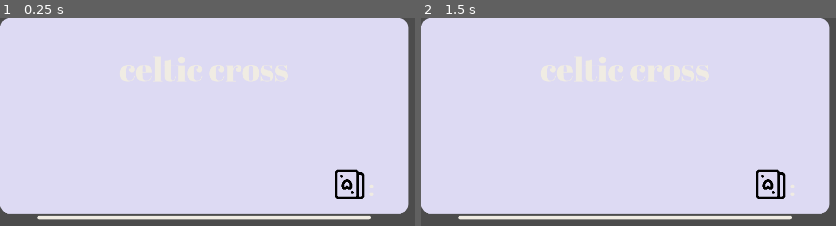
Above: before the commit, frames 1-2 (left to right).
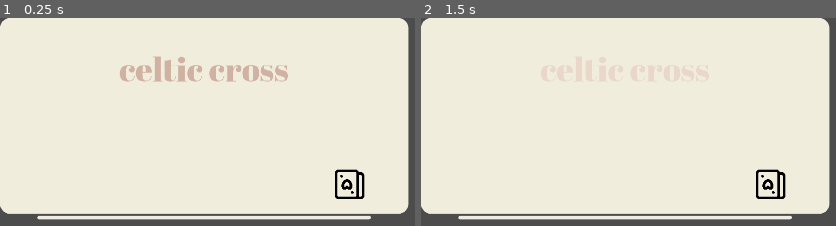
Above: after the commit, the same moments.

Repository: collectivenectar/therealrealoracle
Game: Godot game, scene res://scenes/DrawingCards/loadaspreadcontainer.tscn
The game is run twice, just before and just after one commit, with the same random seed, the same clock (stepped at 60 frames per second) and the same inputs. This scene is started directly instead of the project's main scene.
Inputs:
- Up to frame 1 (0.25 s): no input
- Up to frame 2 (1.5 s): click "celtic cross" at 0.5 s; click "celtic cross" at 1.25 s

The runs differ from the first frame. In frame 1, 2.2% of the frame differs, in the area x 28-70%, y 18-31%; in frame 2, 1.5%.

Commit message:
changed more panels to finish UI palette updates, but ALSO fixed the spread position label population for choose your card.tscn

Diff:
--- a/resources/styleboxes/Color10-det8-bordw6-cornrad5.tres
+++ b/resources/styleboxes/Color10-det8-bordw6-cornrad5.tres
@@ -1,7 +1,7 @@
 [gd_resource type="StyleBoxFlat" format=2]
 
 [resource]
-bg_color = Color( 0.772549, 0.772549, 0.623529, 1 )
+bg_color = Color( 0.945098, 0.933333, 0.866667, 1 )
 border_width_left = 6
 border_width_top = 6
 border_width_right = 6
--- a/scenes/DrawingCards/loadaspreadcontainer.tscn
+++ b/scenes/DrawingCards/loadaspreadcontainer.tscn
@@ -6,7 +6,7 @@
 [ext_resource path="res://fonts/Kollektif-Bold.ttf" type="DynamicFontData" id=4]
 
 [sub_resource type="StyleBoxFlat" id=1]
-bg_color = Color( 0.870588, 0.858824, 0.956863, 1 )
+bg_color = Color( 0.945098, 0.933333, 0.866667, 1 )
 corner_radius_top_left = 25
 corner_radius_top_right = 25
 corner_radius_bottom_right = 25
@@ -70,8 +70,8 @@
 size_flags_horizontal = 3
 custom_fonts/font = SubResource( 2 )
 custom_colors/font_color_disabled = Color( 0.945098, 0.929412, 0.894118, 1 )
-custom_colors/font_color = Color( 0.945098, 0.929412, 0.894118, 1 )
-custom_colors/font_color_hover = Color( 0.945098, 0.929412, 0.894118, 1 )
+custom_colors/font_color = Color( 0.819608, 0.698039, 0.639216, 1 )
+custom_colors/font_color_hover = Color( 0.917647, 0.847059, 0.796078, 1 )
 enabled_focus_mode = 0
 text = "celtic cross"
 flat = true
@@ -82,10 +82,10 @@
 margin_bottom = 473.0
 rect_min_size = Vector2( 0, 230 )
 custom_fonts/normal_font = SubResource( 3 )
-custom_colors/default_color = Color( 0.945098, 0.929412, 0.894118, 1 )
-custom_colors/selection_color = Color( 0.945098, 0.929412, 0.894118, 1 )
-custom_colors/font_color_selected = Color( 0.945098, 0.929412, 0.894118, 1 )
-custom_colors/font_color_shadow = Color( 0.945098, 0.929412, 0.894118, 1 )
+custom_colors/default_color = Color( 0.819608, 0.698039, 0.639216, 1 )
+custom_colors/selection_color = Color( 0.917647, 0.847059, 0.796078, 1 )
+custom_colors/font_color_selected = Color( 0.917647, 0.847059, 0.796078, 1 )
+custom_colors/font_color_shadow = Color( 0.917647, 0.847059, 0.796078, 1 )
 bbcode_enabled = true
 fit_content_height = true
 
--- a/scenes/UserHistory/loadareadingpanel.tscn
+++ b/scenes/UserHistory/loadareadingpanel.tscn
@@ -75,7 +75,7 @@
 size_flags_horizontal = 3
 size_flags_vertical = 3
 custom_fonts/normal_font = SubResource( 1 )
-custom_colors/default_color = Color( 0.360784, 0.509804, 0.376471, 1 )
+custom_colors/default_color = Color( 0.819608, 0.698039, 0.639216, 1 )
 custom_colors/selection_color = Color( 0.360784, 0.509804, 0.376471, 1 )
 scroll_active = false
 
@@ -87,7 +87,7 @@
 size_flags_horizontal = 3
 size_flags_vertical = 3
 custom_fonts/normal_font = SubResource( 2 )
-custom_colors/default_color = Color( 0.623529, 0.721569, 0.662745, 1 )
+custom_colors/default_color = Color( 0.819608, 0.698039, 0.639216, 0 )
 custom_colors/selection_color = Color( 0, 0, 0, 1 )
 scroll_active = false
 
@@ -110,8 +110,7 @@
 margin_right = 125.0
 margin_bottom = 69.0
 custom_fonts/font = SubResource( 3 )
-custom_colors/font_color_disabled = Color( 0.870588, 0.858824, 0.956863, 1 )
-custom_colors/font_color = Color( 0.870588, 0.858824, 0.956863, 1 )
+custom_colors/font_color = Color( 0.945098, 0.933333, 0.866667, 1 )
 text = "Open"
 flat = true
 __meta__ = {
@@ -123,8 +122,7 @@
 margin_right = 125.0
 margin_bottom = 141.0
 custom_fonts/font = SubResource( 4 )
-custom_colors/font_color_disabled = Color( 0.870588, 0.858824, 0.956863, 1 )
-custom_colors/font_color = Color( 0.870588, 0.858824, 0.956863, 1 )
+custom_colors/font_color = Color( 0.945098, 0.933333, 0.866667, 1 )
 text = "delete"
 flat = true
 
--- a/scripts/DeckCarousel/JournalCarousel.gd
+++ b/scripts/DeckCarousel/JournalCarousel.gd
@@ -69,7 +69,7 @@
 		window_position = lerp(window_position, window_end_position, 4.0*delta)
 		#takes new window_position and pushes through _carousel_dragged_pos()
 		_carousel_dragged_pos(window_position)
-		#if the window_position has reached the end position, kill animation
+		#if the window_position has reached the end position, kill process
 		if abs(window_end_position - window_position) < 0.001:
 			animation_state = "inactive"
 
@@ -148,19 +148,19 @@
 	#approximately 2.5 cards. There are 5 cards in the scene, this is just setting it up
 	#so the first card goes left of midscreen by exactly half the width of 5 cards
 	var parent_center : float = (rect_size.x / 2.0) - (card_width * 0.5) - (card_zone * 2)
-	#for each card, place it according to window position then add a card length
+	#for each card, place it according to window position then add a card length multiplier
 	#according to its order out of 5 cards
 	for i in 5: get_child(i).rect_position = Vector2(parent_center + (card_zone * (i)) + window_offset, 0)
-	#for each card, set it's text according to the window_position, correlating to the
-	#shuffled deck data array
+	#for each card, set its text according to the window_position, correlating to the
+	#deck data array - in this case, an unshuffled reference-only copy of the deck.
 	for i in 5:
+		#calculate the cards virtual position in the livedeck array by the same logic as before
 		var card_array_position : float = fposmod(int(window_position / card_zone) - (i - 2), global.deck_copy_converted.size())
+		#store each text string first
 		var largetext : String = "[center]" + global.livedeck[card_array_position]['description1'] + "[/center]"
-		#get_child(i).get_child(0).get_child(0).get_child(4).get_child(0).bbcode_text = largetext
 		var smalltext : String = "[center]" + global.livedeck[card_array_position]['description2'] + "[/center]"
-		#get_child(i).get_child(0).get_child(0).get_child(4).get_child(1).bbcode_text = smalltext
 		var cardnumber : String = global.livedeck[card_array_position]['name']
-		#get_child(i).get_child(0).get_child(0).get_child(2).text = cardnumber
+		#pass each through using that card instances local method
 		get_child(i).get_child(0)._set_text(largetext, smalltext, cardnumber)
 
 #if the user hits the add card button, find out which card is currently in the middle
@@ -174,3 +174,5 @@
 				global.deck_copy_chosen_states[card_array_position] = "unavailable"
 				emit_signal("card_chosen", 1)
 				_carousel_dragged_pos(window_position)
+			else:
+				print("deck_copy_chosen_states array indicates that card is unavailable")
--- a/scripts/DrawingCards/ProgressIndicatorAccumulative.gd
+++ b/scripts/DrawingCards/ProgressIndicatorAccumulative.gd
@@ -34,7 +34,7 @@
 	for i in (global.total_cards_in_scene - 1):
 		var copy : Panel = $cards/Panel.duplicate()
 		$cards.add_child(copy)
-		copy.set('custom_styles/panel', accentborder)
+		copy.set('custom_styles/panel', complimentaryborder)
 	for i in $cards.get_child_count():
 		var center_offset = (i - (($cards.get_child_count() - 0.5) / 2))
 		$cards.get_child(i).rect_position.x = screen_center + (center_offset * (card_size_x + card_spacing))
@@ -73,9 +73,9 @@
 	if indicator_spots.size() == $cards.get_child_count():
 		for i in indicator_spots.size():
 			if indicator_spots[i] == 0:
+				$cards.get_child(i).set('custom_styles/panel', complimentaryborder)
+			elif indicator_spots[i] == 1:
 				$cards.get_child(i).set('custom_styles/panel', accentborder)
-			elif indicator_spots[i] == 1:
-				$cards.get_child(i).set('custom_styles/panel', complimentaryborder)
 	else:
 		print("array and panels count not equal")
 
--- a/scripts/DrawingCards/ProgressIndicatorIndividual.gd
+++ b/scripts/DrawingCards/ProgressIndicatorIndividual.gd
@@ -34,7 +34,7 @@
 	for i in (global.total_cards_in_scene - 1):
 		var copy : Panel = $cards/Panel.duplicate()
 		$cards.add_child(copy)
-		copy.set('custom_styles/panel', accentborder)
+		copy.set('custom_styles/panel', complimentaryborder)
 	for i in $cards.get_child_count():
 		var center_offset = (i - (($cards.get_child_count() - 0.5)/2))
 		$cards.get_child(i).rect_position.x = screen_center + (center_offset * (card_size_x + card_spacing))
@@ -62,9 +62,9 @@
 	if indicator_spots.size() == $cards.get_child_count():
 		for i in indicator_spots.size():
 			if indicator_spots[i] == 0:
+				$cards.get_child(i).set('custom_styles/panel', complimentaryborder)
+			elif indicator_spots[i] == 1:
 				$cards.get_child(i).set('custom_styles/panel', accentborder)
-			elif indicator_spots[i] == 1:
-				$cards.get_child(i).set('custom_styles/panel', complimentaryborder)
 	else:
 		print("array and panels count not equal")
 
--- a/scripts/DrawingCards/choose your cards.gd
+++ b/scripts/DrawingCards/choose your cards.gd
@@ -19,14 +19,15 @@
 	connect("layout_update", layout, "_card_progress")
 	layout.connect("is_spread_full", self, "_if_spread_full")
 	$currentchoiceUI/currentchoicevbox/spreadpositionlabel.bbcode_text = "[center]" + global.tarot_spread_info[global._layout_states.find(global.spread_state_set_to) - 1]['position titles'][global.current_card_in_spread] + "[/center]"
-	print(global.current_card_in_spread)
 	#emit_signal("layout_spread_state", global.spread_state_set_to)
 
 
 func _update_layout(progress):
 	emit_signal("layout_update", progress)
 	global.current_card_in_spread += progress
-	$currentchoiceUI/currentchoicevbox/spreadpositionlabel.bbcode_text = "[center]" + global.tarot_spread_info[global._layout_states.find(global.spread_state_set_to) - 1]['position titles'][global.current_card_in_spread] + "[/center]"
+	var current_spread = global.tarot_spread_info[global.spread_state_set_to]['spread name']
+	var spread_position = global.tarot_spread_info[global._layout_states.find(current_spread)]['position titles'][global.current_card_in_spread]
+	$currentchoiceUI/currentchoicevbox/spreadpositionlabel.bbcode_text = "[center]" + spread_position + "[/center]"
 
 func _if_spread_full():
 	$popupcontainer.visible = true
Not shown: 4 places in scenes/DrawingCards/choose your cards.tscn that only renumber resources
